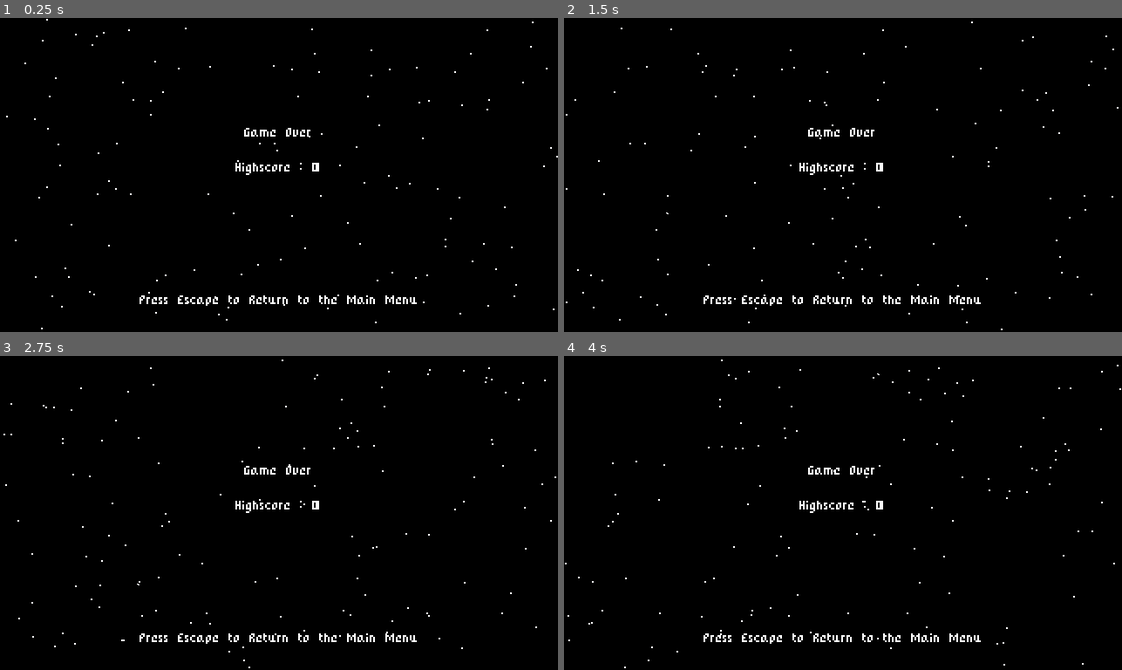
Above: before the commit, frames 1-4 (two rows, left to right).
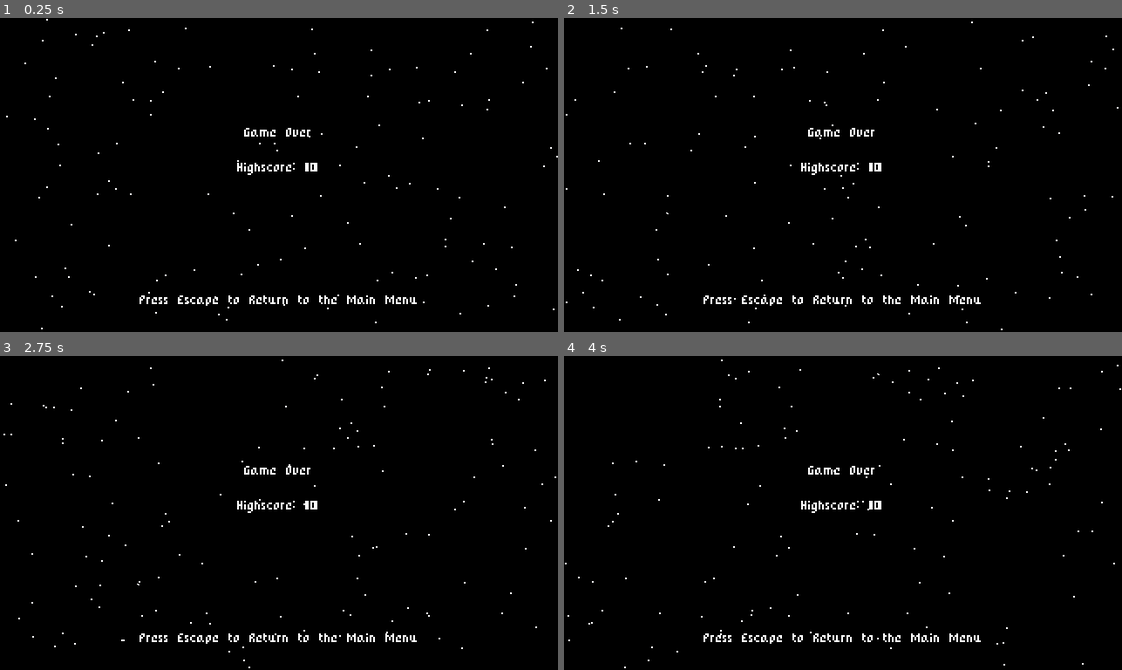
Above: after the commit, the same moments.

Repository: jamesnathanan/Godot_projects
Game: Godot game, scene res://GameOverScreen.tscn
Two runs of this game, one before a commit and one after it. Both use one fixed random seed, a clock stepped at 60 frames per second and the inputs below. This scene is started directly instead of the project's main scene.
Inputs:
- Up to frame 1 (0.25 s): no input
- Up to frame 2 (1.5 s): tap Enter (ui_accept) at 0.5, 0.6, 0.77, 1.07, 1.35 s; hold Up (ui_up) 0.53-1.28 s; hold Down (ui_down) from 1.28 s (still down)
- Up to frame 3 (2.75 s): tap Enter (ui_accept) at 1.52, 1.82, 2.1 s; release Down (ui_down) at 2.03 s; hold Up (ui_up) from 2.03 s (still down)
- Up to frame 4 (4 s): tap Enter (ui_accept) at 2.85, 3.02, 3.32, 3.6, 3.77 s; release Up (ui_up) at 3.53 s; hold Down (ui_down) from 3.53 s (still down)

The runs differ from the first frame. In frame 1, 0.2% of the frame differs, in the area x 42-58%, y 46-50%; in frame 2, 0.2%; in frame 3, 0.2%; in frame 4, 0.2%.

Commit message:
finish game
add function save game to json file and function load game from parse json

Diff:
--- a/Space Shooter/GameOverScreen.gd
+++ b/Space Shooter/GameOverScreen.gd
@@ -1,5 +1,14 @@
 extends Node
+onready var highscoreLabel = $HighScoreLabel
+
+func _ready():
+	set_highscore_label()
 
 func _process(delta):
 	if Input.is_action_just_pressed("ui_cancel"):
 		get_tree().change_scene("res://StartMenu.tscn")
+
+
+func set_highscore_label():
+	var save_data = SaveAndLoad.load_data_from_file()
+	highscoreLabel.text = "Highscore: " + str(save_data.highscore)
--- /dev/null
+++ b/Space Shooter/SaveAndLoad.gd
@@ -0,0 +1,24 @@
+extends Node
+
+const SAVE_DATA_PATH = "res://save_data.json"
+
+var default_save_data = {
+	highscore = 0,
+}
+
+func save_data_to_file(save_data):
+	var json_string = to_json(save_data)
+	var save_file = File.new()
+	save_file.open(SAVE_DATA_PATH, File.WRITE)
+	save_file.store_line(json_string)
+	save_file.close()
+
+func load_data_from_file():
+	var save_file = File.new()
+	if not save_file.file_exists(SAVE_DATA_PATH):
+		return default_save_data
+
+	save_file.open(SAVE_DATA_PATH, File.READ)
+	var save_data = parse_json(save_file.get_as_text())
+	save_file.close()
+	return save_data
--- a/Space Shooter/World.gd
+++ b/Space Shooter/World.gd
@@ -5,12 +5,18 @@
 
 func set_score(value):
 	score = value
+	update_score_label()
+
+func update_score_label():
 	scoreLabel.text = "score = " + str(score)
 
-
-
-
+func update_save_data():
+	var save_data = SaveAndLoad.load_data_from_file()
+	if score > save_data.highscore:
+		save_data.highscore = score
+		SaveAndLoad.save_data_to_file(save_data)
 
 func _on_Ship_player_death():
+	update_save_data()
 	yield(get_tree().create_timer(1), "timeout")
 	get_tree().change_scene("res://GameOverScreen.tscn")
--- a/Space Shooter/project.godot
+++ b/Space Shooter/project.godot
@@ -21,6 +21,7 @@
 [autoload]
 
 Music="*res://Music.tscn"
+SaveAndLoad="*res://SaveAndLoad.gd"
 
 [display]
 
--- /dev/null
+++ b/Space Shooter/save_data.json
@@ -0,0 +1 @@
+{"highscore":10}
